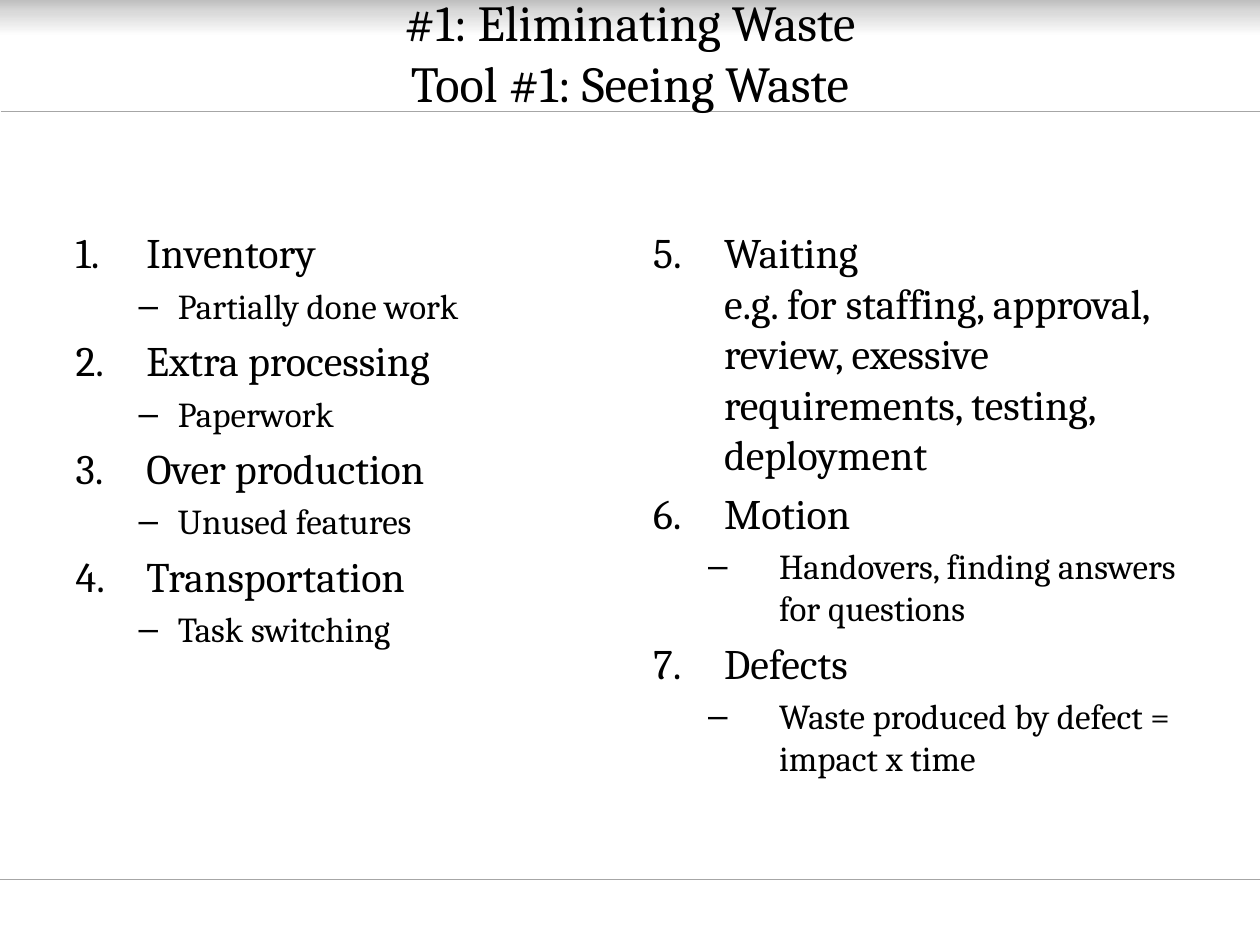
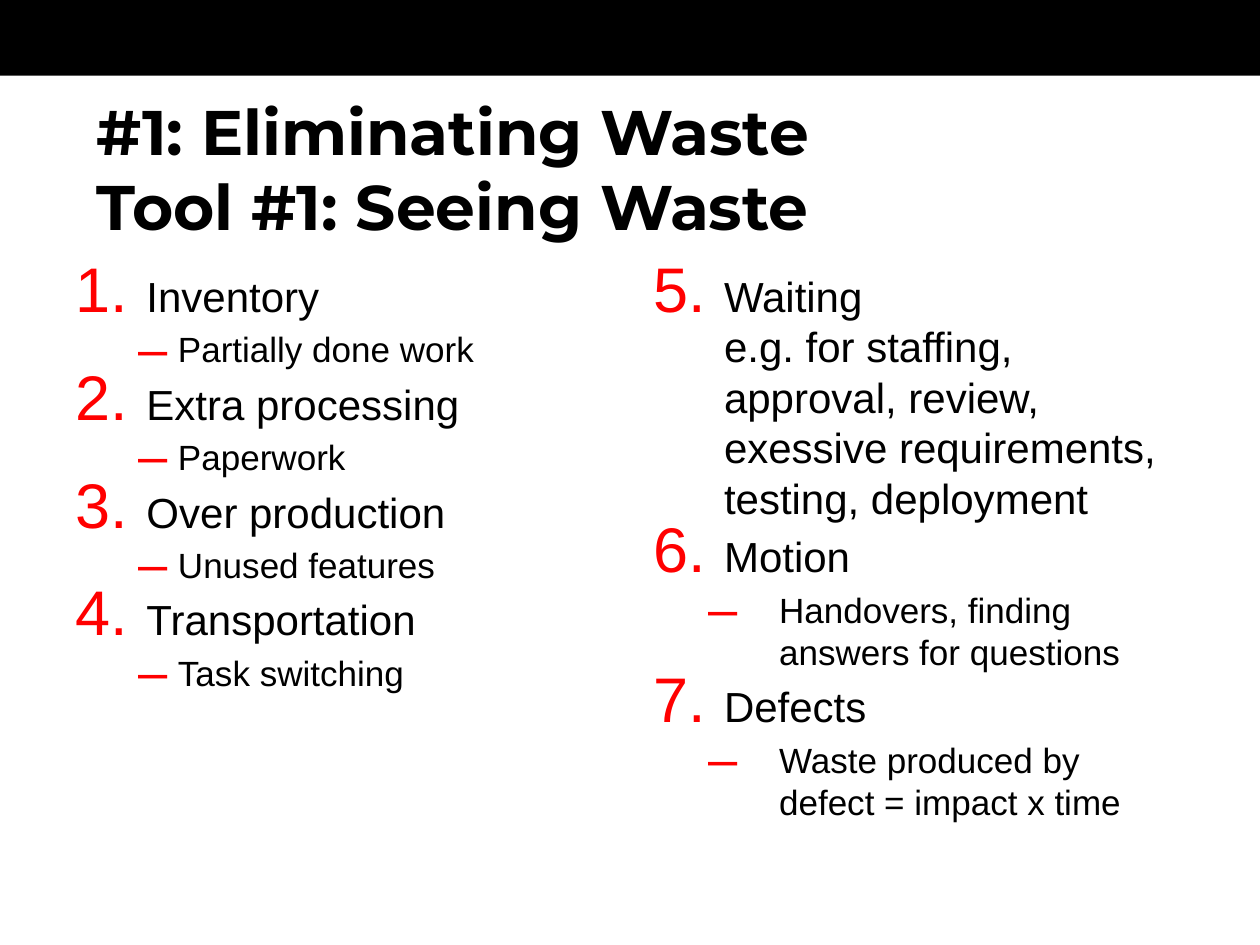
Before and after one commit to oerich/EDA397, a slide deck: slide 7 of Slides/src/agile-dev-processes-nnn-lean.pptx. Drawn at 1260x945 pixels with LibreOffice and Linux fonts; fonts in the diff are those of the drawing; background and template pictures are left out. Boxes give left, top, right and bottom in pixels: in the first picture for what was removed or moved away, otherwise in the second. Text is boxed around its words. In the diff, an @@ line names an element or a change of style, - is before the commit and + after.

```diff
--- a/Slides/src/agile-dev-processes-nnn-lean.pptx
+++ b/Slides/src/agile-dev-processes-nnn-lean.pptx
@@ rectangle: place and size @@
-rectangle at (0,0,1260,37)
+rectangle at (0,0,1260,76)
@@ rectangle at (0,0,1260,76): fill gradient #BFBFBF to #D9D9D9 to #FFFFFF to #000000 @@
@@ line removed from (0, 112) to (1260, 112) @@
@@ title "#1: Eliminating Waste Tool #1: ...": place and size @@
-title "#1: Eliminating Waste Tool #1: ..." at (404,6,855,113)
+title "#1: Eliminating Waste Tool #1: ..." at (97,105,809,243)
@@ title "#1: Eliminating Waste Tool #1: ..." at (97,105,809,243): size 28.8 to 36 pt, font Cambria to Montserrat, bold on; alignment centre to left @@
@@ text "Inventory": place and size @@
-text "Inventory" at (146,240,458,650)
+text "Inventory" at (146,283,474,693)
@@ text "Inventory" at (146,283,474,693): font Cambria to Arial @@
@@ text "Waiting e.g. for staffing, approval, ...": place and size @@
-text "Waiting e.g. for staffing, approval, ..." at (724,240,1176,779)
+text "Waiting e.g. for staffing, approval, ..." at (724,281,1156,821)
@@ text "Waiting e.g. for staffing, approval, ..." at (724,281,1156,821): font Cambria to Arial @@
@@ line removed from (0, 879) to (1260, 879) @@
```
Also in this commit, not shown: 19 other slides changed, 2 slides added, 2 slides removed.
